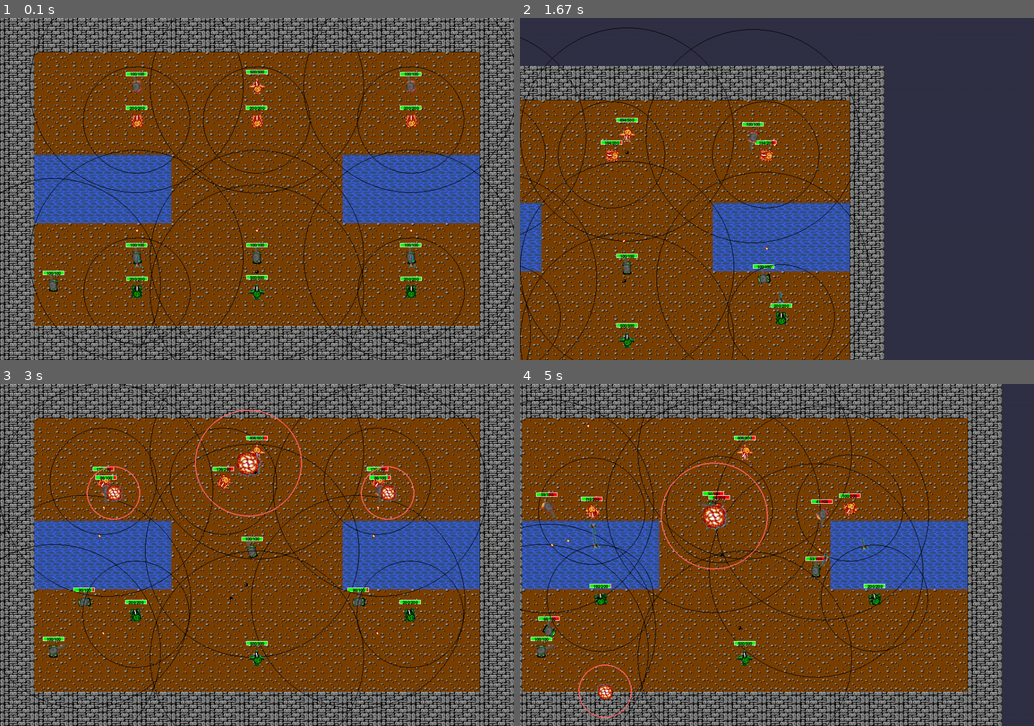
Above: before the commit, frames 1-4 (two rows, left to right).
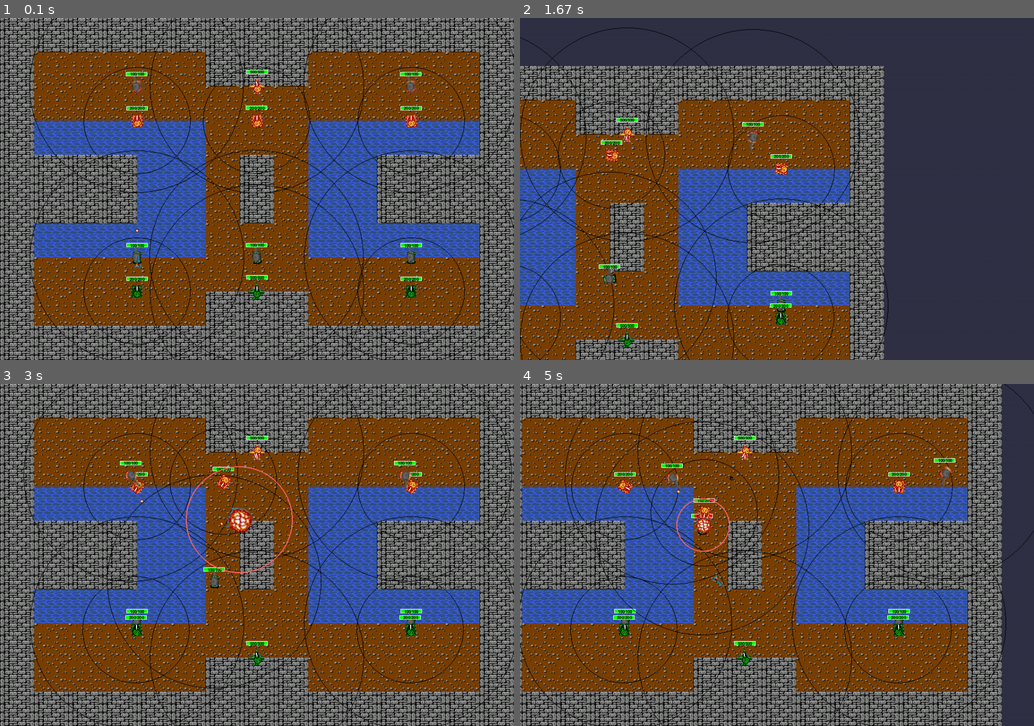
Above: after the commit, the same moments.

Repository: notwuyazui/Jackal
Game: pygame game, started from test.py
The game is run twice, just before and just after one commit, with the same random seed, the same clock (stepped at 60 frames per second) and the same inputs.
Inputs (mouse positions are in pixels of both pictures, inside the frame that each line leads up to):
- Up to frame 1 (0.1 s): no input
- Up to frame 2 (1.67 s): hold Right 0.33-0.8 s; move the mouse to (756, 202) at 0.37 s; hold Up 0.83-1.13 s; hold Right 1.17-1.63 s
- Up to frame 3 (3 s): hold Left 1.67-2.2 s; hold Down 2.23-2.53 s; hold Left 2.57-2.97 s
- Up to frame 4 (5 s): hold Up 3-3.37 s; hold Right 3.4-4.03 s; hold Down 4.07-4.43 s; hold Left 4.47-4.93 s; hold Right from 4.97 s (still down)

The runs differ from the first frame. In frame 1, 30% of the frame differs, in the area x 0-100%, y 10-100%; in frame 2, 21%; in frame 3, 33%; in frame 4, 33%, in the area x 0-100%, y 0-100%.

Commit message:
添加了两张新地图river_map和valley_map，并且配备了函数

Diff:
--- a/GameManager.py
+++ b/GameManager.py
@@ -52,6 +52,12 @@
 
     def set_test_map(self):
         self.game_map = create_test_map()
+
+    def set_river_map(self):
+        self.game_map = create_river_map()
+
+    def set_valley_map(self):
+        self.game_map = create_valley_map()
 
     def set_unit_manager(self, unit_manager:UnitManager):
         self.unit_manager = unit_manager
--- a/Map/GameMap.py
+++ b/Map/GameMap.py
@@ -244,6 +244,14 @@
     """创建测试地图"""
     return GameMap.load_from_file("test_map.txt")
 
+def create_river_map() -> Optional[GameMap]:
+    """从saved/river_map.txt创建河流地图"""
+    return GameMap.load_from_file("river_map.txt")
+
+def create_valley_map() -> Optional[GameMap]:
+    """从saved/valley_map.txt创建河谷地图"""
+    return GameMap.load_from_file("valley_map.txt")
+
 def create_empty_map(width: int = 15, height: int = 10) -> GameMap:
     map_data = ["o" * width for _ in range(height)]
     return GameMap(map_data)
--- /dev/null
+++ b/Map/saved/river_map.txt
@@ -0,0 +1,10 @@
+xxxxxxxxxxxxxxx
+xooooooooooooox
+xoooooxxxooooox
+xxxoooooooooxxx
+xoooowwwwwoooox
+xoooowwwwwoooox
+xxxoooooooooxxx
+xoooooxxxooooox
+xooooooooooooox
+xxxxxxxxxxxxxxx
--- /dev/null
+++ b/Map/saved/valley_map.txt
@@ -0,0 +1,10 @@
+xxxxxxxxxxxxxxx
+xoooooxxxooooox
+xooooooooooooox
+xwwwwwooowwwwwx
+xxxxwwoxowwxxxx
+xxxxwwoxowwxxxx
+xwwwwwooowwwwwx
+xooooooooooooox
+xoooooxxxooooox
+xxxxxxxxxxxxxxx
--- a/behavior.txt
+++ b/behavior.txt
@@ -16,3 +16,4 @@
     4. 通过TILESIZE改变地块大小，使允许改变地块的细粒度
     5. 保存完整的地图，包括地图（tiles和tile_size）和单位信息
     6. 训练的接口（PCControl -> AIControl）
+    7. 添加减速地块
--- a/test.py
+++ b/test.py
@@ -17,8 +17,8 @@
 
 def init_game():
     game_manager = GameManager()
-    game_manager.set_test_map()
-    game_manager.add_player_tank(unit_id=0, position=(100,500), usingAI=False, visible=True)      # 添加一个玩家坦克
+    game_manager.set_valley_map()
+    game_manager.add_player_tank(unit_id=0, position=(100,500), usingAI=False, visible=False)      # 添加一个玩家坦克
 
     game_manager.add_player_tank(unit_id=101, position = (256, 448), usingAI = True)
     game_manager.add_player_tank(unit_id=102, position = (480, 448), usingAI = True)
@@ -32,6 +32,9 @@
     game_manager.add_enemy_tank(unit_id=204, position = (256, 128), usingAI = True)
     game_manager.add_enemy_plane(unit_id=205, position = (480, 128), usingAI = True)
     game_manager.add_enemy_tank(unit_id=206, position = (768, 128), usingAI = True)
+
+
+
     return game_manager
 
 if __name__ == "__main__":
Not shown, added: Bullet/.DS_Store
